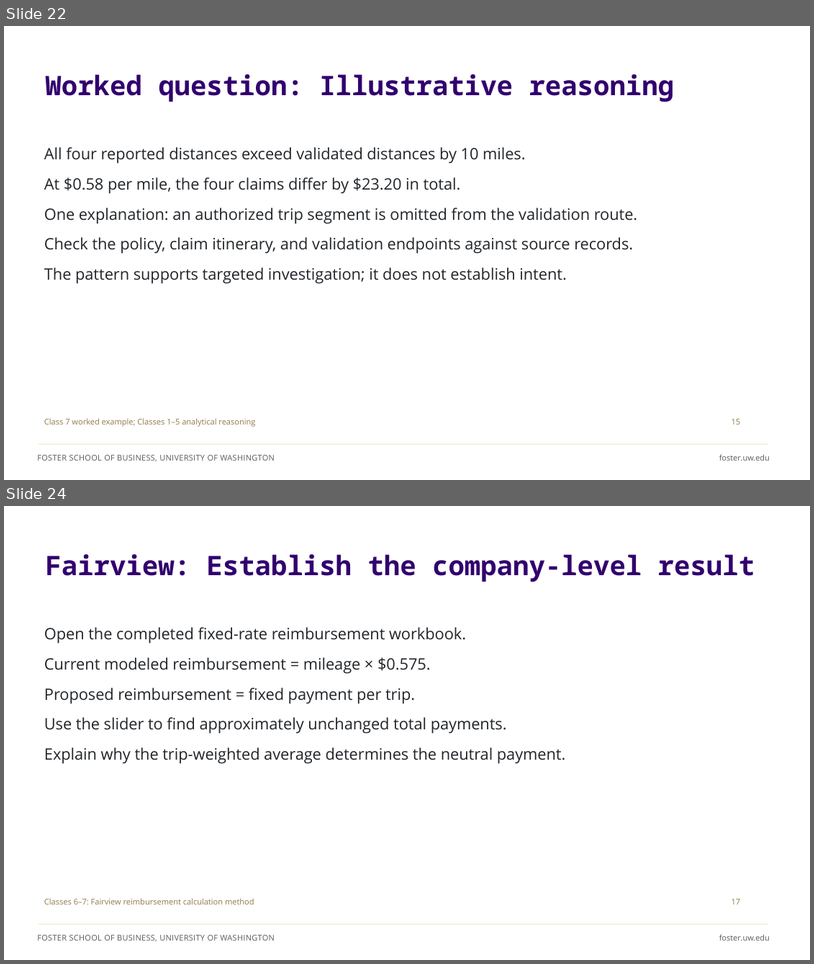
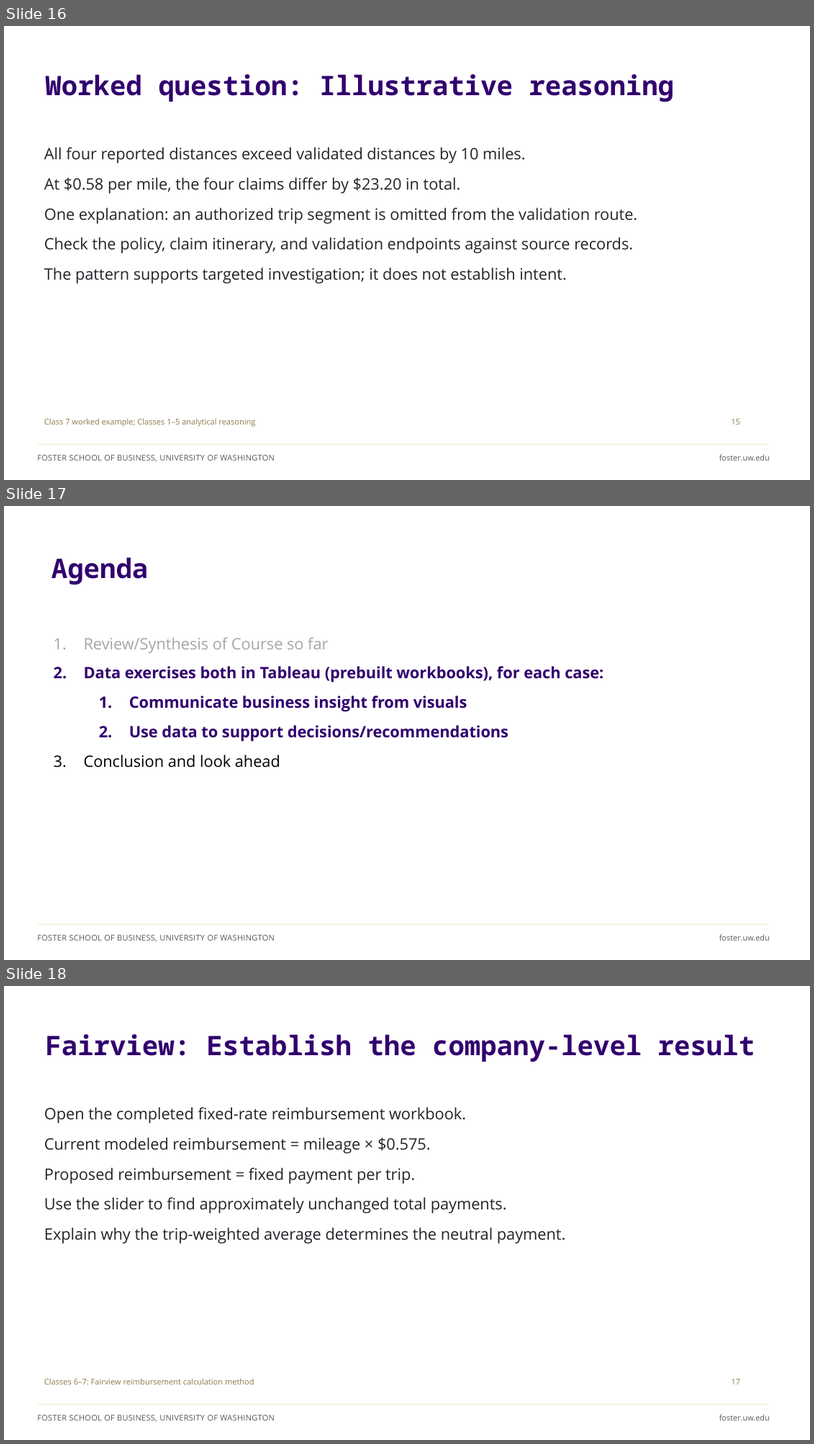
Before and after one commit to ashercurtis/slides.io, a slide deck: ACCTG320/ACCTG320Class07_2026.pptx. Shown one above the other, each under a label of ours: slides 22 and 24 before the commit, slides 16, 17 and 18 after it; the slides between them are not shown. The pictures are 814x964 and 814x1444 pixels, drawn with LibreOffice and Linux fonts; fonts in the diff are those of the drawing. Boxes give left, top, right and bottom in pixels: in the first picture for what was removed or moved away, otherwise in the second. Text is boxed around its words. In the diff, an @@ line names an element or a change of style, - is before the commit and + after.

```diff
--- a/ACCTG320/ACCTG320Class07_2026.pptx
+++ b/ACCTG320/ACCTG320Class07_2026.pptx
@@ slide 17 added at box(4, 506, 810, 960), background #FFFFFF; not listed: 3 template elements that a slide beside it also shows @@
@@ title added at box(52, 557, 148, 584), 32 pt, text #32006E, bold @@
+Agenda
@@ text added at box(84, 637, 604, 767), 18.7 pt, text #32006E, bold @@
+1. Review/Synthesis of Course so far
+2. Data exercises both in Tableau (prebuilt workbooks), for each case:
+  1. Communicate business insight from visuals
+  2. Use data to support decisions/recommendations
+3. Conclusion and look ahead
@@ what was slide 22 is now slide 16 @@
@@ what was slide 24 is now slide 18 @@
```
Also in this commit, not shown: 12 slides changed, 2 other slides added, 9 slides removed.
